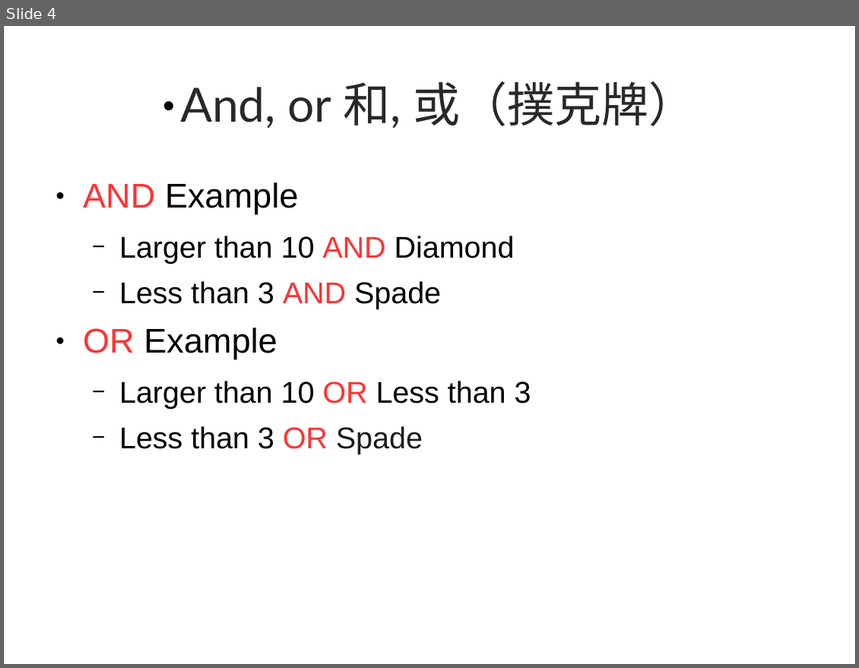
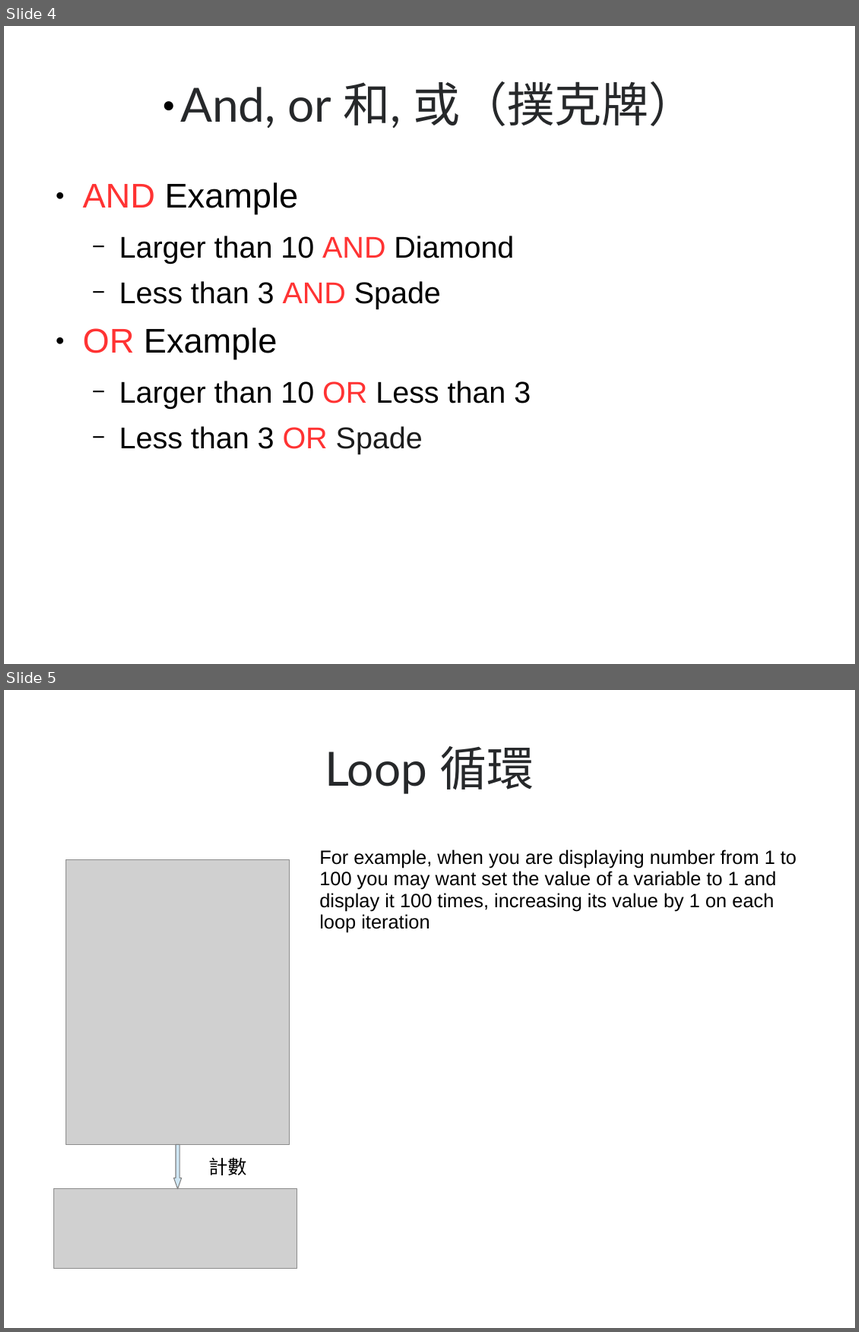
Before and after one commit to kienchen/tungli_ai, a slide deck: Programming/程式邏輯的介紹.ppt. Shown one above the other, each under a label of ours: slide 4 before the commit, slides 4 and 5 after it. The pictures are 859x668 and 859x1332 pixels, drawn with LibreOffice and Linux fonts; fonts in the diff are those of the drawing; grey boxes stand for pictures. Boxes give left, top, right and bottom in pixels: in the first picture for what was removed or moved away, otherwise in the second. Text is boxed around its words. In the diff, an @@ line names an element or a change of style, - is before the commit and + after.

```diff
--- a/Programming/程式邏輯的介紹.ppt
+++ b/Programming/程式邏輯的介紹.ppt
@@ slide 5 added at (4, 690, 855, 1328), background #FFFFFF @@
@@ title added at (325, 746, 534, 794), 44 pt, text #26282A @@
+Loop 循環
@@ picture added at (66, 860, 290, 1145) @@
@@ text added at (319, 850, 797, 933), 18 pt, text #000000 @@
+For example, when you are displaying number from 1 to 100 you may want set the value of a variable to 1 and display it 100 times, increasing its value by 1 on each loop iteration
@@ down arrow added at (174, 1145, 182, 1189), fill #CFE7F5, outline #808080 0.74 pt @@
@@ text added at (208, 1157, 247, 1176), 18 pt, text #000000 @@
+計數
@@ picture added at (54, 1190, 297, 1269) @@
```
Also in this commit, not shown: 5 other slides changed, 1 slide removed.
